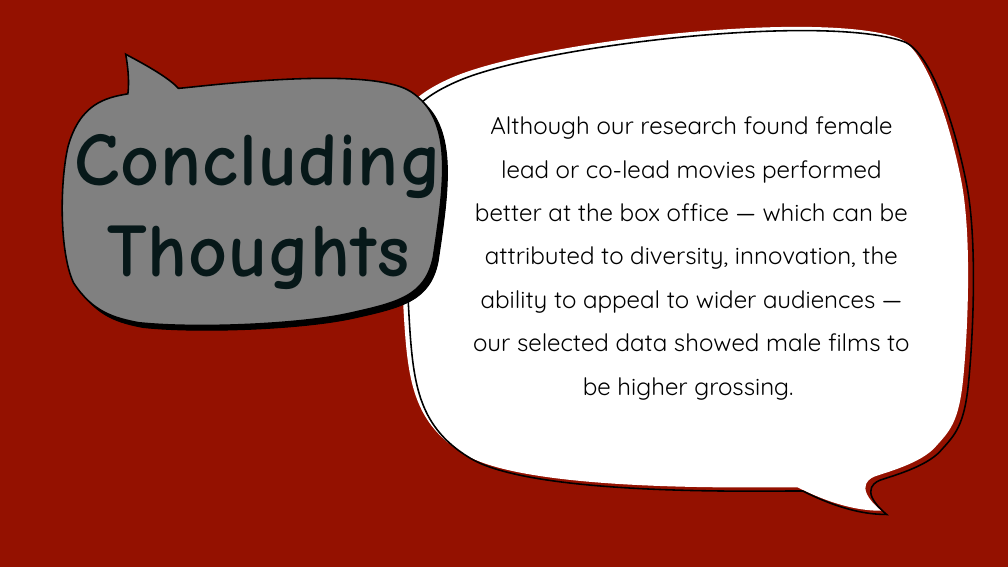
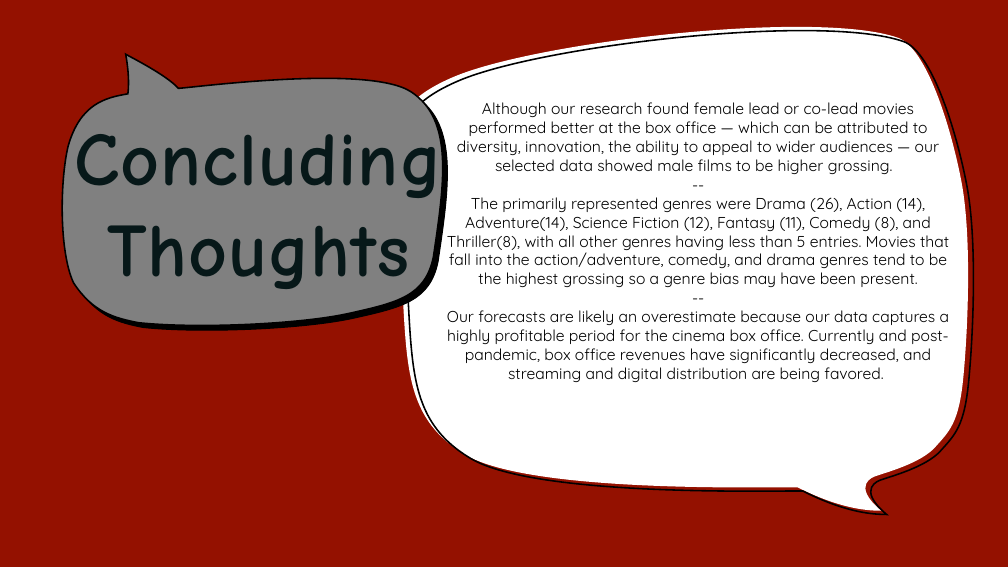
Before and after one commit to joegaff/PortfolioProjects, a slide deck: slide 16 of Box Office/Box Office Regression.pptx. Drawn at 1008x567 pixels with LibreOffice and Linux fonts; fonts in the diff are those of the drawing. Boxes give left, top, right and bottom in pixels: in the first picture for what was removed or moved away, otherwise in the second. Text is boxed around its words. In the diff, an @@ line names an element or a change of style, - is before the commit and + after.

```diff
--- a/Box Office/Box Office Regression.pptx
+++ b/Box Office/Box Office Regression.pptx
@@ text "Although our research found female ...": place and size @@
-text "Although our research found female ..." at [473, 116, 909, 400]
+text "Although our research found female ..." at [447, 102, 949, 382]
@@ text at [457, 102, 939, 174]: size 23 to 15 pt in "Although our research found female lead or ..."; line spacing 1.5 to 1 @@
@@ text at [447, 197, 949, 382]: paragraphs added @@
+--
+The primarily represented genres were Drama (26), Action (14), Adventure(14), Science Fiction (12), Fantasy (11), Comedy (8), and Thriller(8), with all other genres having less than 5 entries. Movies that fall into the action/adventure, comedy, and drama genres tend to be the highest grossing so a genre bias may have been present.
+--
+Our forecasts are likely an overestimate because our data captures a highly profitable period for the cinema box office. Currently and post-pandemic, box office revenues have significantly decreased, and streaming and digital distribution are being favored.
```
Also in this commit, not shown: 12 other slides changed.
